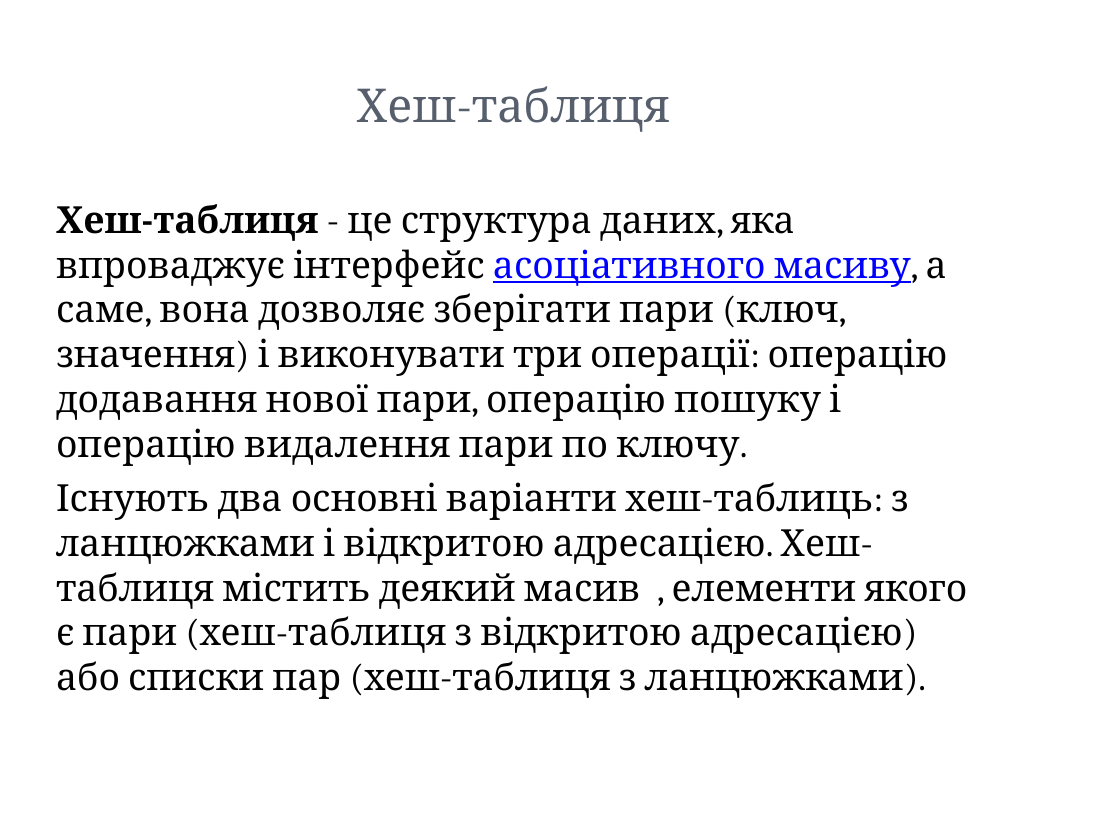
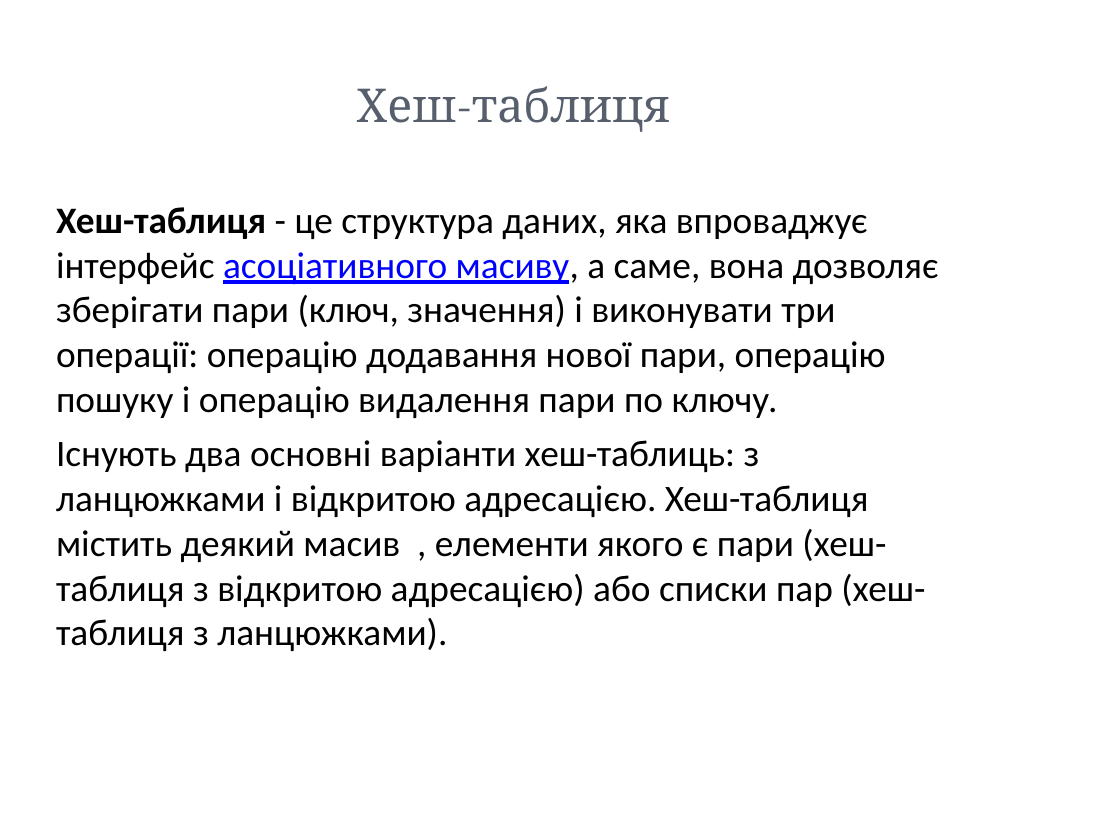
Before and after one commit to a-vodka/oop_qt, a slide deck: slide 3 of lecture-04.pptx. Drawn at 1120x840 pixels with LibreOffice and Linux fonts; fonts in the diff are those of the drawing; background and template pictures are left out. Boxes give left, top, right and bottom in pixels: in the first picture for what was removed or moved away, otherwise in the second. Text is boxed around its words. In the diff, an @@ line names an element or a change of style, - is before the commit and + after.

```diff
--- a/lecture-04.pptx
+++ b/lecture-04.pptx
@@ text "Хеш-таблиця - це структура даних, ..." at box(56, 207, 939, 651): font Cambria to Calibri @@
```
Also in this commit, not shown: 4 other slides changed, 2 other files.
